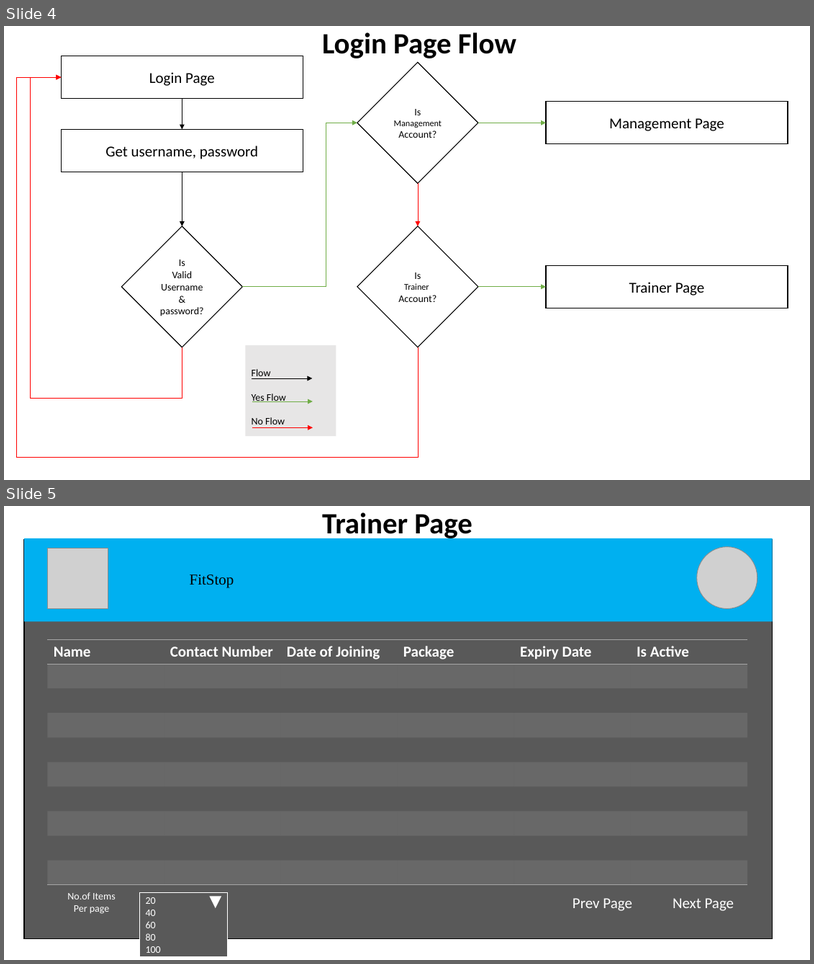
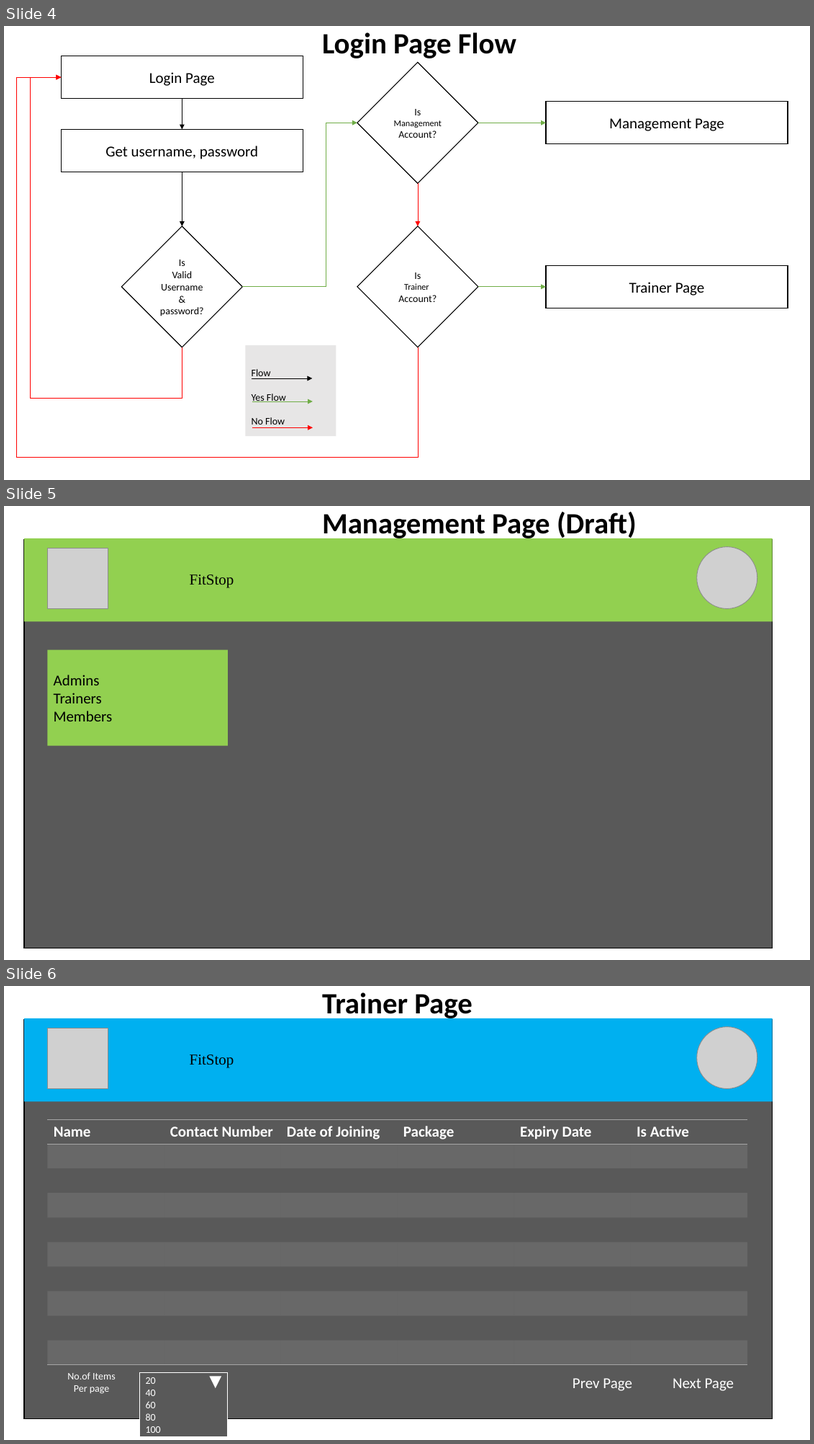
Before and after one commit to praveen639/fitstop, a slide deck: HLD.pptx. Shown one above the other, each under a label of ours: slides 4 and 5 before the commit, slides 4, 5 and 6 after it. The pictures are 814x964 and 814x1444 pixels, drawn with LibreOffice and Linux fonts; fonts in the diff are those of the drawing; grey boxes stand for pictures. Boxes give left, top, right and bottom in pixels: in the first picture for what was removed or moved away, otherwise in the second. Text is boxed around its words. In the diff, an @@ line names an element or a change of style, - is before the commit and + after.

```diff
--- a/HLD.pptx
+++ b/HLD.pptx
@@ slide 5 added at (x1=4, y1=506, x2=810, y2=960), background #FFFFFF @@
@@ text added at (x1=322, y1=512, x2=637, y2=541), 35 pt, text #000000, bold @@
+Management Page (Draft)
@@ rectangle added at (x1=24, y1=540, x2=773, y2=947), fill #595959, outline #000000 1 pt @@
@@ rectangle added at (x1=24, y1=538, x2=773, y2=621), fill #92D050 @@
@@ picture added at (x1=47, y1=548, x2=108, y2=609) @@
@@ picture added at (x1=697, y1=546, x2=758, y2=608) @@
@@ text added at (x1=190, y1=574, x2=234, y2=588), 18 pt, text #000000 @@
+FitStop
@@ rectangle added at (x1=47, y1=650, x2=228, y2=746), fill #92D050, 18 pt, text #000000 @@
+Admins
+Trainers
+Members
@@ what was slide 5 is now slide 6 @@
```
Also in this commit, not shown: 1 other slide added.
